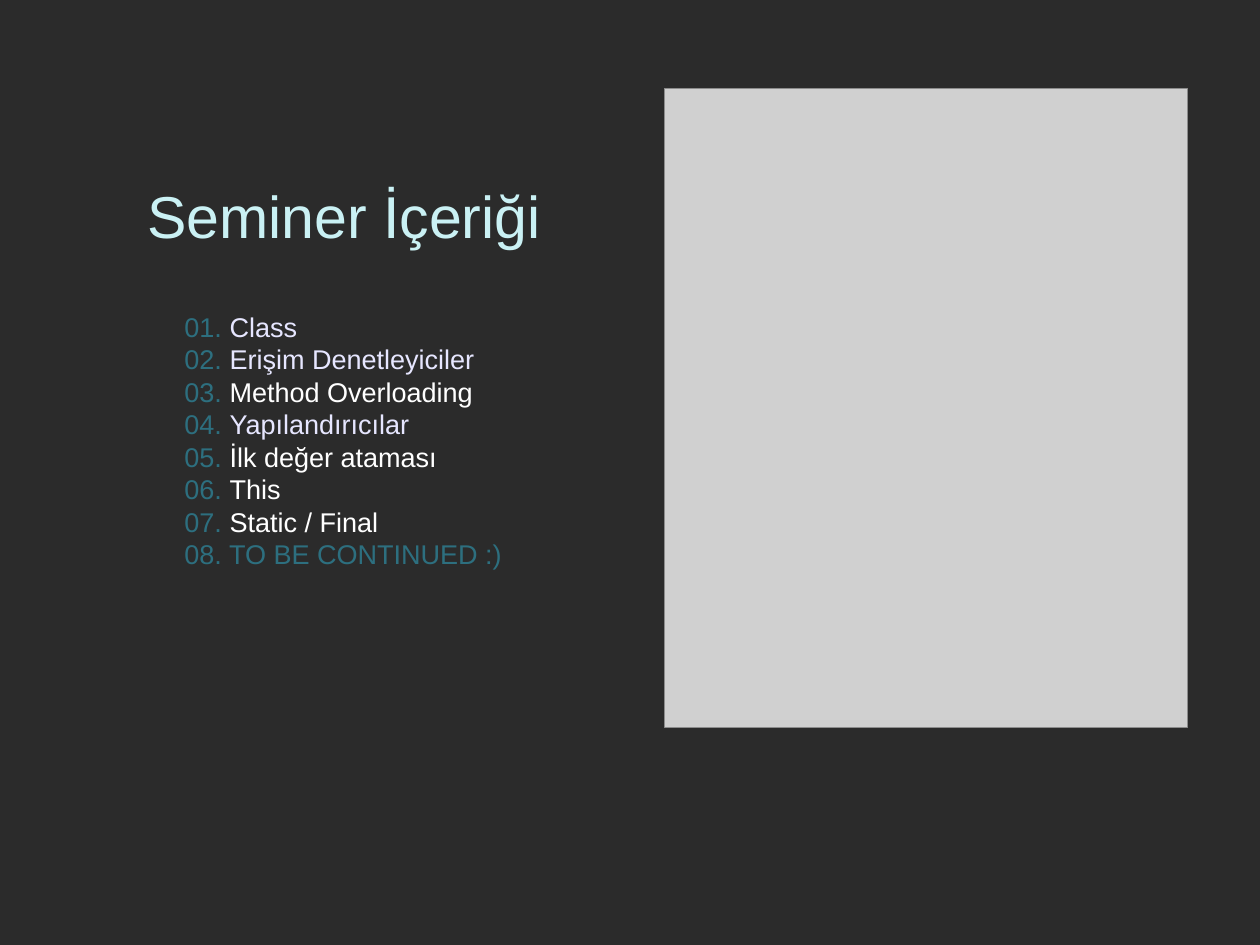
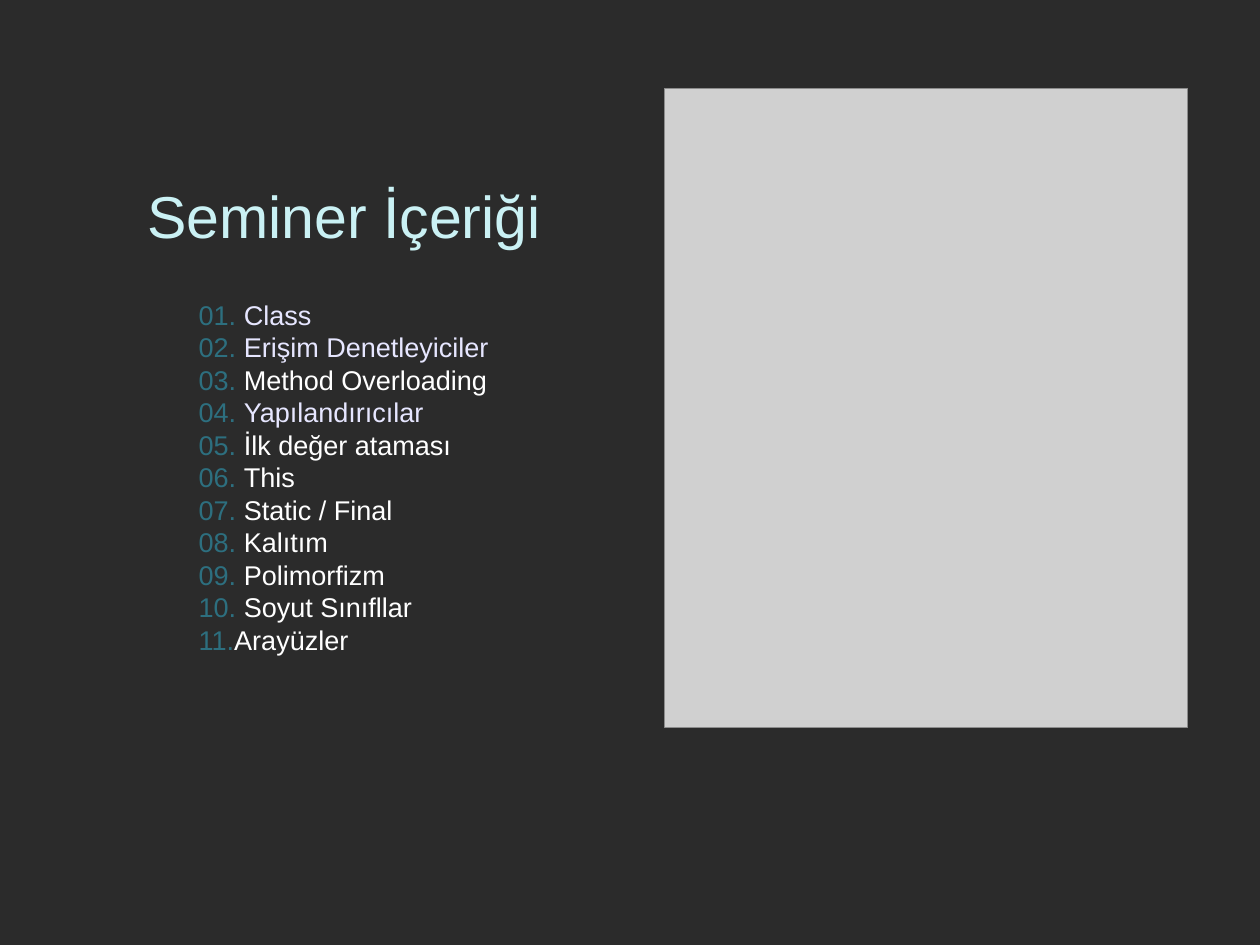
Before and after one commit to cihangir/summer-camp, a slide deck: slide 2 of SW101/SW101.odp. Drawn at 1260x945 pixels with LibreOffice and Linux fonts; fonts in the diff are those of the drawing; grey boxes stand for pictures; background and template pictures are left out; a plain dark background stands for a picture behind light text. Boxes give left, top, right and bottom in pixels: in the first picture for what was removed or moved away, otherwise in the second. Text is boxed around its words. In the diff, an @@ line names an element or a change of style, - is before the commit and + after.

```diff
--- a/SW101/SW101.odp
+++ b/SW101/SW101.odp
@@ text "01. Class": place and size @@
-text "01. Class" at [184,317,478,564]
+text "01. Class" at [199,305,488,655]
@@ text at [199,532,412,655]: text changed; text colour #2D6F7F to #FFFFFF @@
-08. TO BE CONTINUED :)
+08. Kalıtım
+09. Polimorfizm
+10. Soyut Sınıfllar
+11.Arayüzler
```
Also in this commit, not shown: 1 other slide changed.
